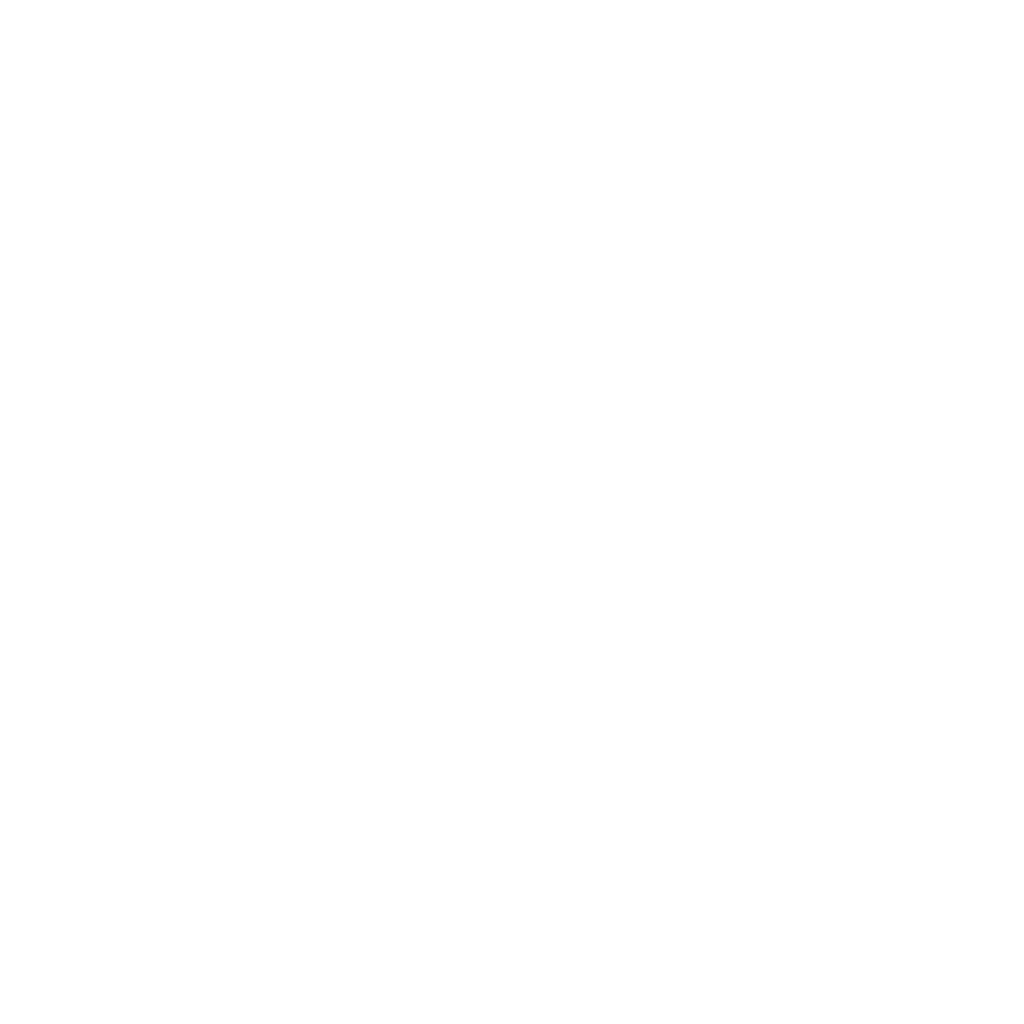
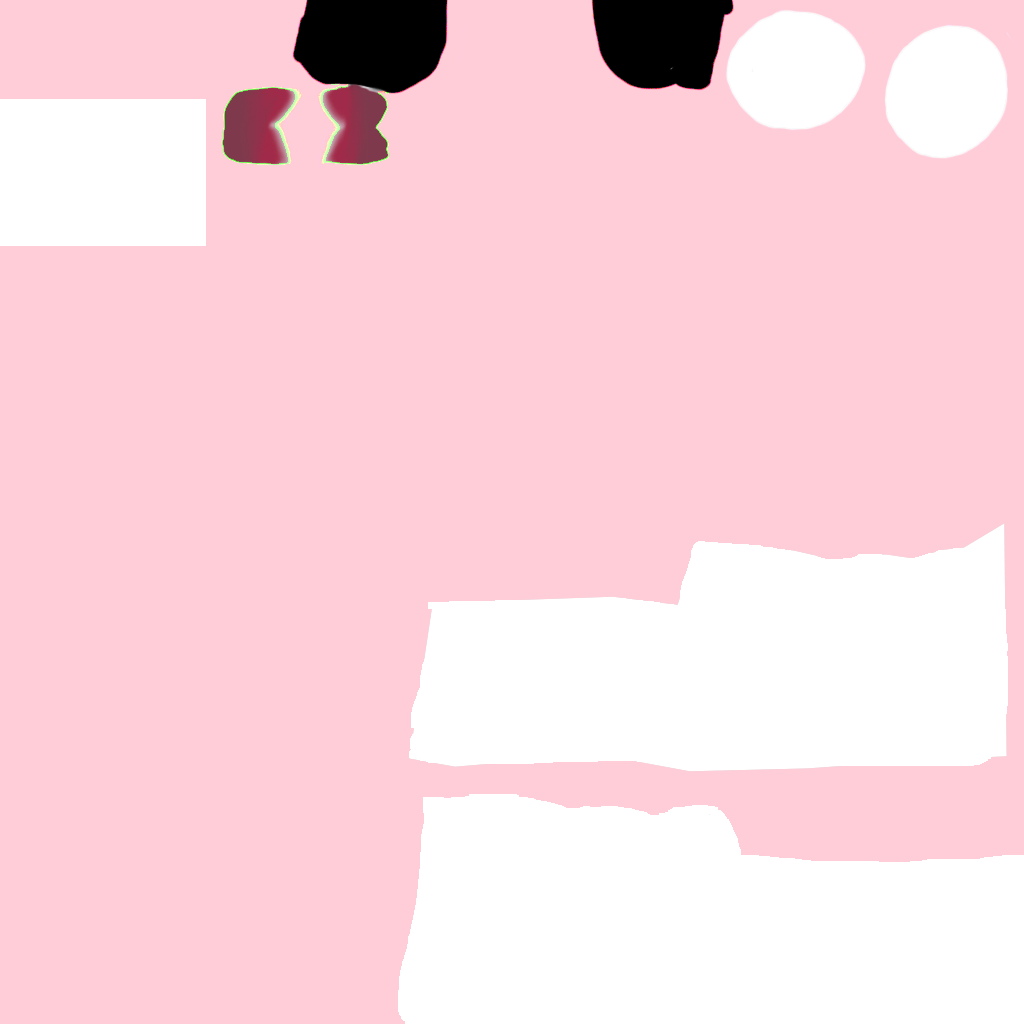
Comparing the layer stacks of the two (1024, 1024) images. Changes:
added layer "Pinkie_Body" above "Lily_Body" over [0, 0, 1024, 1024]
showed "Lily_Body" over [0, 0, 1024, 1024]
